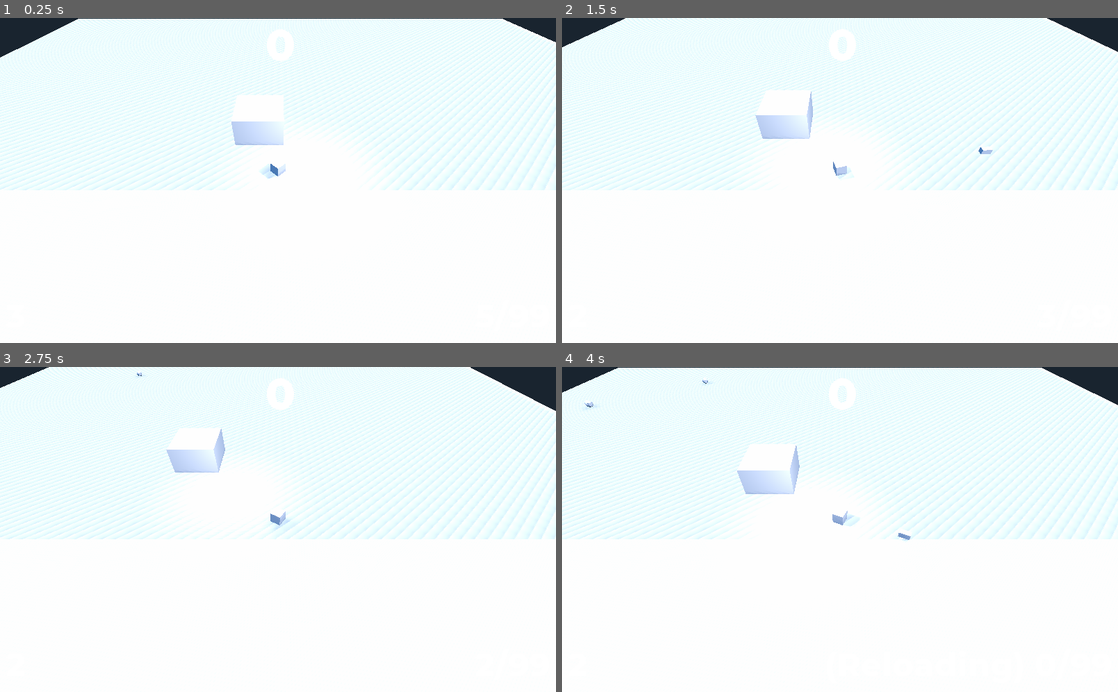
Above: before the commit, frames 1-4 (two rows, left to right).
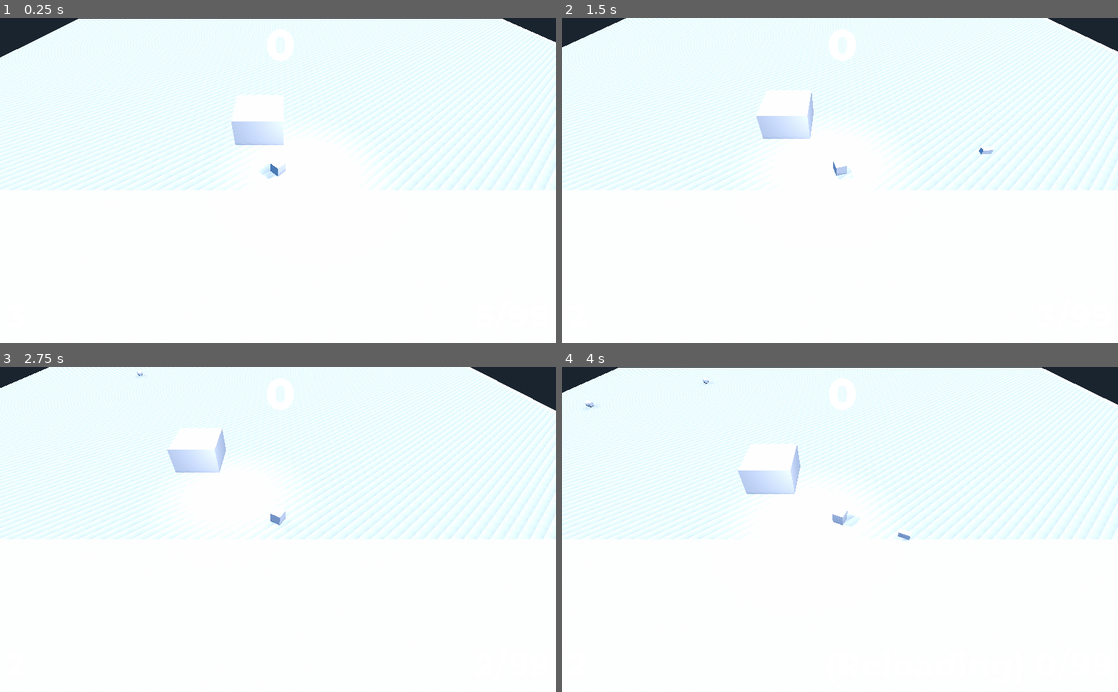
Above: after the commit, the same moments.

Repository: vodpox/ggj2019
Game: Godot game, scene res://Scenes/test.tscn
The game is run twice, just before and just after one commit, with the same random seed, the same clock (stepped at 60 frames per second) and the same inputs.
Inputs (mouse positions are in pixels of both pictures, inside the frame that each line leads up to):
- Up to frame 1 (0.25 s): no input
- Up to frame 2 (1.5 s): tap Enter (ui_accept) at 0.5, 0.77 s; move the mouse to (962, 164) at 0.52 s; hold Right (ui_right) 0.53-1.28 s; move the mouse to (728, 196) at 1.27 s; hold Down (ui_down) from 1.28 s (still down)
- Up to frame 3 (2.75 s): tap Enter (ui_accept) at 1.52 s; move the mouse to (333, 458) at 2.02 s; release Down (ui_down) at 2.03 s; hold Right (ui_right) from 2.03 s (still down)
- Up to frame 4 (4 s): move the mouse to (812, 594) at 2.77 s; release Right (ui_right) at 2.78 s; hold Up (ui_up) 2.78-3.53 s; tap Enter (ui_accept) at 3.02, 3.77 s; move the mouse to (1006, 578) at 3.52 s; hold Left (ui_left) from 3.53 s (still down)

The runs differ from the first frame. In frame 2, 0.4% of the frame differs, in the area x 0-100%, y 0-53%; in frame 3, 3.4%; in frame 4, 0.6%.

Commit message:
add death gui

Diff:
--- a/Scenes/death_gui.gd
+++ b/Scenes/death_gui.gd
@@ -2,7 +2,3 @@
 
 func _ready():
 	pass
-
-func open():
-	self.show()
-	pass
--- a/Scenes/home.gd
+++ b/Scenes/home.gd
@@ -5,7 +5,13 @@
 func get_damage(var amount):
 	health -= amount
 	if (health <= 0):
-		get_parent().remove_child(self)
+		var node = get_parent()
+		node.remove_child(self)
+		if node.has_node(NodePath("death_gui")):
+			node.get_tree().paused = true
+			var death_node = node.get_node("death_gui")
+			death_node.show()
+
 
 func _ready():
 	# Called when the node is added to the scene for the first time.
--- a/Scenes/player.gd
+++ b/Scenes/player.gd
@@ -1,6 +1,5 @@
 extends KinematicBody
 
-const gravity = 5;
 var walk_speed = 10
 var magazine_size = 5
 var magazine = magazine_size
@@ -25,7 +24,12 @@
 func get_damage(var amount):
 	health -= amount
 	if (health <= 0):
-		get_parent().remove_child(self)
+		var node = get_parent()
+		node.remove_child(self)
+		if node.has_node(NodePath("death_gui")):
+			var death_node = node.get_node("death_gui")
+			node.get_tree().paused = true
+			death_node.show()
 
 func _ready():
 	move_and_collide(Vector3(0, -100, 0)) # to ground
@@ -59,9 +63,6 @@
 	dir = dir.normalized() * delta * walk_speed
 
 	move_and_collide(dir)
-
-	dir -= Vector3(0, gravity, 0)
-	move_and_slide(dir)
 
 	# looking
 
--- a/Scenes/test.gd
+++ b/Scenes/test.gd
@@ -15,10 +15,11 @@
 	pass
 
 func _on_restart_pressed(screen):
-	get_tree().change_scene("res://Scenes/test.tscn")
+	get_tree().reload_current_scene()
+	get_tree().paused = false
 	pass
 
 func _on_main_menu_pressed(screen):
-	get_tree().reload_current_scene()
-	#get_tree().change_scene("res://TitleScreen/TitleScreen.tscn")
+	get_tree().paused = false
+	get_tree().change_scene("res://TitleScreen/TitleScreen.tscn")
 	pass
